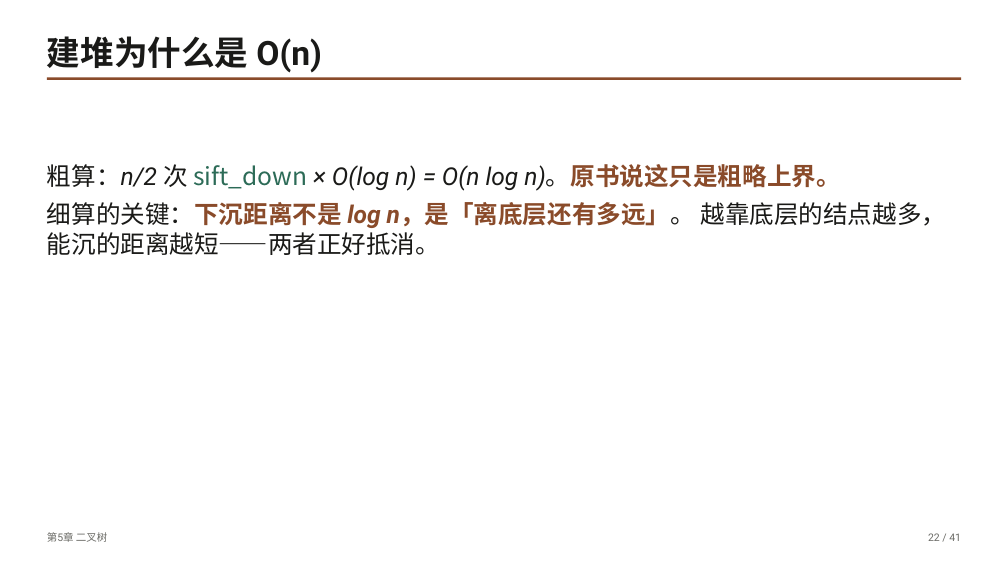
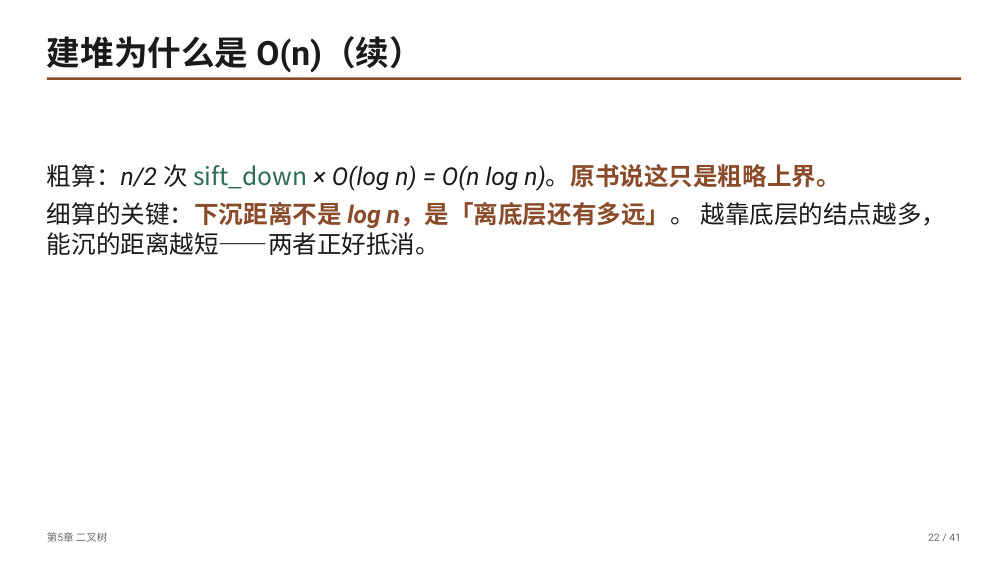
Before and after one commit to GMyhf/dsa-modernization, a slide deck: slide 22 of book/slides/pptx/ch05-binary-tree.pptx. Drawn at 1008x567 pixels with LibreOffice and Linux fonts; fonts in the diff are those of the drawing. Boxes give left, top, right and bottom in pixels: in the first picture for what was removed or moved away, otherwise in the second. Text is boxed around its words. In the diff, an @@ line names an element or a change of style, - is before the commit and + after.

```diff
--- a/book/slides/pptx/ch05-binary-tree.pptx
+++ b/book/slides/pptx/ch05-binary-tree.pptx
@@ text at (47, 36, 423, 73): text changed @@
-建堆为什么是 O(n)
+建堆为什么是 O(n)（续）
```
Also in this commit, not shown: 1 other slide changed, 26 other files.
